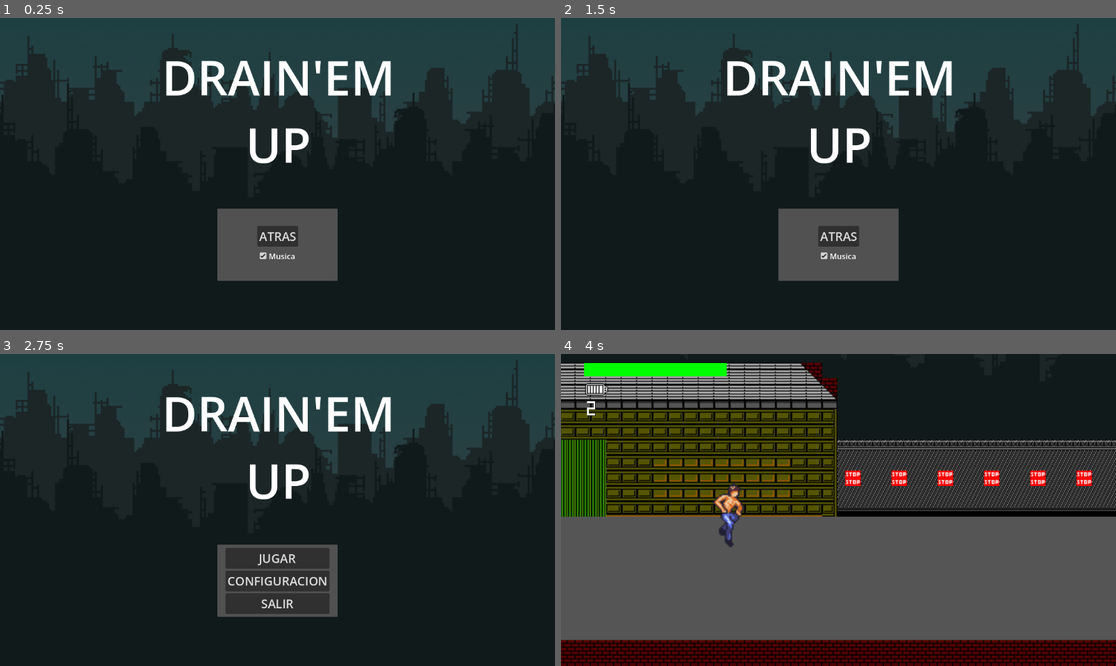
Above: before the commit, frames 1-4 (two rows, left to right).
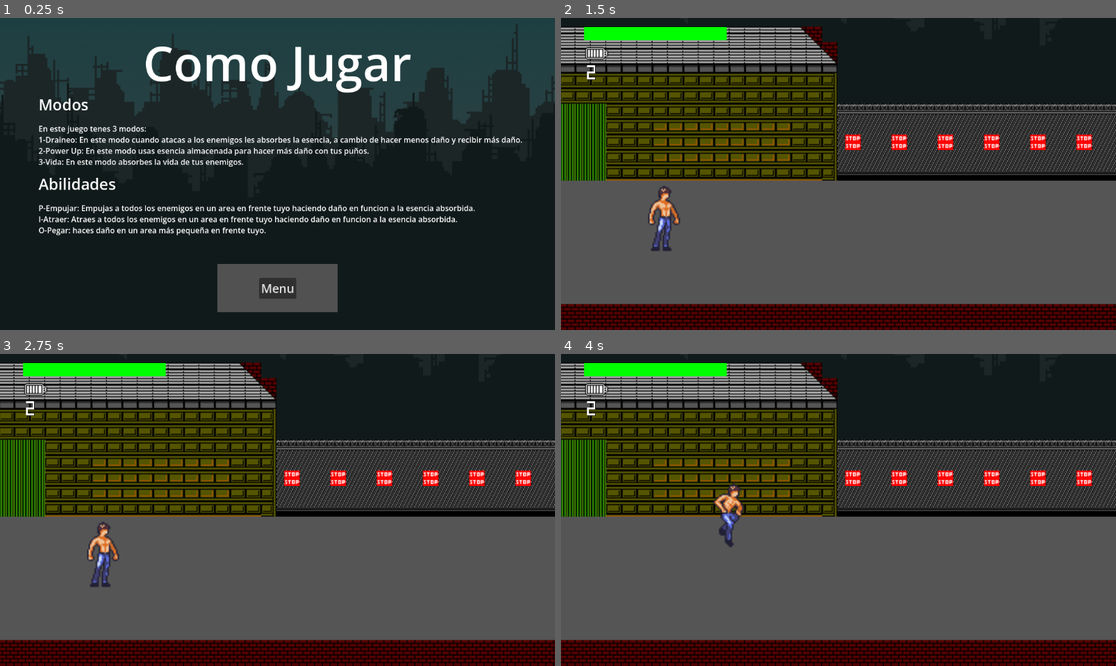
Above: after the commit, the same moments.

Repository: HingusPingus/Tp2_Beatemup_LopezCalo
Game: Godot game, scene res://scenes/como_jugar.tscn
The game is run twice, just before and just after one commit, with the same random seed, the same clock (stepped at 60 frames per second) and the same inputs. Before the commit the project starts from res://scenes/menu.tscn.
Inputs (mouse positions are in pixels of both pictures, inside the frame that each line leads up to):
- Up to frame 1 (0.25 s): no input
- Up to frame 2 (1.5 s): click (838, 289) at 0.5 s, where only the run after the commit has a clickable "Menu"; click (838, 223) at 1.25 s, where only the run after the commit has a clickable "JUGAR"
- Up to frame 3 (2.75 s): click (277, 572) at 2 s, where only the run before the commit has a clickable "ATRAS"
- Up to frame 4 (4 s): click (838, 559) at 2.75 s, where only the run before the commit has a clickable "JUGAR"; tap Enter (ui_accept) at 3.5, 3.77 s; hold Right (ui_right) from 3.53 s (still down); tap Z (alomancy_pull) at 3.6 s

The runs differ from the first frame. In frame 1, 14% of the frame differs, in the area x 6-95%, y 9-95%; in frame 2, 88%; in frame 3, 92%, in the area x 0-100%, y 0-100%; in frame 4, nothing differs.

Commit message:
creado página como jugar, configurados controles y eliminadas cosas del debug

Diff:
--- a/project.godot
+++ b/project.godot
@@ -11,7 +11,7 @@
 [application]
 
 config/name="Beatemup LopezCalo"
-run/main_scene="uid://dj4l8tli88mys"
+run/main_scene="uid://1fsa7mtl6f6y"
 config/features=PackedStringArray("4.6", "Forward Plus")
 
 [autoload]
@@ -21,19 +21,54 @@
 
 [input]
 
+ui_left={
+"deadzone": 0.5,
+"events": [Object(InputEventKey,"resource_local_to_scene":false,"resource_name":"","device":0,"window_id":0,"alt_pressed":false,"shift_pressed":false,"ctrl_pressed":false,"meta_pressed":false,"pressed":false,"keycode":4194319,"physical_keycode":0,"key_label":0,"unicode":0,"location":0,"echo":false,"script":null)
+, Object(InputEventJoypadButton,"resource_local_to_scene":false,"resource_name":"","device":-1,"button_index":13,"pressure":0.0,"pressed":false,"script":null)
+, Object(InputEventJoypadMotion,"resource_local_to_scene":false,"resource_name":"","device":-1,"axis":0,"axis_value":-1.0,"script":null)
+, Object(InputEventKey,"resource_local_to_scene":false,"resource_name":"","device":-1,"window_id":0,"alt_pressed":false,"shift_pressed":false,"ctrl_pressed":false,"meta_pressed":false,"pressed":false,"keycode":0,"physical_keycode":65,"key_label":0,"unicode":97,"location":0,"echo":false,"script":null)
+]
+}
+ui_right={
+"deadzone": 0.5,
+"events": [Object(InputEventKey,"resource_local_to_scene":false,"resource_name":"","device":0,"window_id":0,"alt_pressed":false,"shift_pressed":false,"ctrl_pressed":false,"meta_pressed":false,"pressed":false,"keycode":4194321,"physical_keycode":0,"key_label":0,"unicode":0,"location":0,"echo":false,"script":null)
+, Object(InputEventJoypadButton,"resource_local_to_scene":false,"resource_name":"","device":-1,"button_index":14,"pressure":0.0,"pressed":false,"script":null)
+, Object(InputEventJoypadMotion,"resource_local_to_scene":false,"resource_name":"","device":-1,"axis":0,"axis_value":1.0,"script":null)
+, Object(InputEventKey,"resource_local_to_scene":false,"resource_name":"","device":-1,"window_id":0,"alt_pressed":false,"shift_pressed":false,"ctrl_pressed":false,"meta_pressed":false,"pressed":false,"keycode":0,"physical_keycode":68,"key_label":0,"unicode":100,"location":0,"echo":false,"script":null)
+]
+}
+ui_up={
+"deadzone": 0.5,
+"events": [Object(InputEventKey,"resource_local_to_scene":false,"resource_name":"","device":0,"window_id":0,"alt_pressed":false,"shift_pressed":false,"ctrl_pressed":false,"meta_pressed":false,"pressed":false,"keycode":4194320,"physical_keycode":0,"key_label":0,"unicode":0,"location":0,"echo":false,"script":null)
+, Object(InputEventJoypadButton,"resource_local_to_scene":false,"resource_name":"","device":-1,"button_index":11,"pressure":0.0,"pressed":false,"script":null)
+, Object(InputEventJoypadMotion,"resource_local_to_scene":false,"resource_name":"","device":-1,"axis":1,"axis_value":-1.0,"script":null)
+, Object(InputEventKey,"resource_local_to_scene":false,"resource_name":"","device":-1,"window_id":0,"alt_pressed":false,"shift_pressed":false,"ctrl_pressed":false,"meta_pressed":false,"pressed":false,"keycode":0,"physical_keycode":87,"key_label":0,"unicode":119,"location":0,"echo":false,"script":null)
+]
+}
+ui_down={
+"deadzone": 0.5,
+"events": [Object(InputEventKey,"resource_local_to_scene":false,"resource_name":"","device":0,"window_id":0,"alt_pressed":false,"shift_pressed":false,"ctrl_pressed":false,"meta_pressed":false,"pressed":false,"keycode":4194322,"physical_keycode":0,"key_label":0,"unicode":0,"location":0,"echo":false,"script":null)
+, Object(InputEventJoypadButton,"resource_local_to_scene":false,"resource_name":"","device":-1,"button_index":12,"pressure":0.0,"pressed":false,"script":null)
+, Object(InputEventJoypadMotion,"resource_local_to_scene":false,"resource_name":"","device":-1,"axis":1,"axis_value":1.0,"script":null)
+, Object(InputEventKey,"resource_local_to_scene":false,"resource_name":"","device":-1,"window_id":0,"alt_pressed":false,"shift_pressed":false,"ctrl_pressed":false,"meta_pressed":false,"pressed":false,"keycode":0,"physical_keycode":83,"key_label":0,"unicode":115,"location":0,"echo":false,"script":null)
+]
+}
 melee_attack={
 "deadzone": 0.2,
 "events": [Object(InputEventKey,"resource_local_to_scene":false,"resource_name":"","device":-1,"window_id":0,"alt_press …(192 unchanged characters)…
+, Object(InputEventKey,"resource_local_to_scene":false,"resource_name":"","device":-1,"window_id":0,"alt_pressed":false,"shift_pressed":false,"ctrl_pressed":false,"meta_pressed":false,"pressed":false,"keycode":0,"physical_keycode":79,"key_label":0,"unicode":111,"location":0,"echo":false,"script":null)
 ]
 }
 alomancy_pull={
 "deadzone": 0.2,
 "events": [Object(InputEventKey,"resource_local_to_scene":false,"resource_name":"","device":-1,"window_id":0,"alt_press …(192 unchanged characters)…
+, Object(InputEventKey,"resource_local_to_scene":false,"resource_name":"","device":-1,"window_id":0,"alt_pressed":false,"shift_pressed":false,"ctrl_pressed":false,"meta_pressed":false,"pressed":false,"keycode":0,"physical_keycode":73,"key_label":0,"unicode":105,"location":0,"echo":false,"script":null)
 ]
 }
 alomancy_push={
 "deadzone": 0.2,
 "events": [Object(InputEventKey,"resource_local_to_scene":false,"resource_name":"","device":-1,"window_id":0,"alt_press …(191 unchanged characters)…
+, Object(InputEventKey,"resource_local_to_scene":false,"resource_name":"","device":-1,"window_id":0,"alt_pressed":false,"shift_pressed":false,"ctrl_pressed":false,"meta_pressed":false,"pressed":false,"keycode":0,"physical_keycode":80,"key_label":0,"unicode":112,"location":0,"echo":false,"script":null)
 ]
 }
 switch_drain={
--- /dev/null
+++ b/scenes/como_jugar.tscn
@@ -0,0 +1,109 @@
+[gd_scene format=3 uid="uid://1fsa7mtl6f6y"]
+
+[ext_resource type="Texture2D" uid="uid://dmwnveqyuiixc" path="res://assets/City Background/Sky.png" id="1_kx7rf"]
+[ext_resource type="Script" uid="uid://c7n7t1h822f1j" path="res://scripts/death_screen.gd" id="1_ntauy"]
+[ext_resource type="Texture2D" uid="uid://bx05vi1cepkm3" path="res://assets/City Background/City Background.png" id="2_ntauy"]
+[ext_resource type="Texture2D" uid="uid://djl5iag5y8y" path="res://assets/City Background/City Foreground.png" id="3_nii37"]
+
+[node name="Como jugar" type="Node2D" unique_id=1926164899]
+script = ExtResource("1_ntauy")
+
+[node name="Sky" type="Sprite2D" parent="." unique_id=73876364]
+texture_repeat = 2
+position = Vector2(662.8281, 350)
+scale = Vector2(2.7479167, 1)
+texture = ExtResource("1_kx7rf")
+region_enabled = true
+region_rect = Rect2(-174.5, -115.5, 100000, 1000)
+
+[node name="Parallax2D2" type="Parallax2D" parent="." unique_id=1708218651]
+scroll_scale = Vector2(0.7, 0.7)
+scroll_offset = Vector2(-13.671875, -186)
+repeat_times = 100
+
+[node name="CityBackground" type="Sprite2D" parent="Parallax2D2" unique_id=1363125859]
+texture_repeat = 2
+position = Vector2(575.49994, 419)
+scale = Vector2(1.0258929, 1.03625)
+texture = ExtResource("2_ntauy")
+region_enabled = true
+region_rect = Rect2(0, 0, 10000, 800)
+
+[node name="Parallax2D" type="Parallax2D" parent="." unique_id=948669153]
+scroll_offset = Vector2(-14.171875, -186)
+repeat_times = 100
+
+[node name="CityForeground" type="Sprite2D" parent="Parallax2D" unique_id=2022004767]
+texture_repeat = 2
+position = Vector2(586, 429)
+scale = Vector2(1.0303571, 1.0425)
+texture = ExtResource("3_nii37")
+region_enabled = true
+region_rect = Rect2(0, 0, 10000, 800)
+
+[node name="Label" type="Label" parent="." unique_id=310754014]
+offset_left = 80.0
+offset_top = 157.0
+offset_right = 184.0
+offset_bottom = 202.0
+theme_override_font_sizes/font_size = 32
+text = "Modos"
+
+[node name="RichTextLabel" type="RichTextLabel" parent="Label" unique_id=64997460]
+layout_mode = 0
+offset_top = 61.0
+offset_right = 1046.0
+offset_bottom = 158.0
+text = "En este juego tenes 3 modos:
+1-Draineo: En este modo cuando atacas a los enemigos les absorbes la esencia, a cambio de hacer menos daño y recibir más daño.
+2-Power Up: En este modo usas esencia almacenada para hacer más daño con tus puños.
+3-Vida: En este modo absorbes la vida de tus enemigos."
+
+[node name="Titulo" type="Label" parent="." unique_id=1520531986]
+offset_left = -1.0
+offset_top = -1.0
+offset_right = 1153.0
+offset_bottom = 186.0
+theme_override_font_sizes/font_size = 100
+text = "Como Jugar"
+horizontal_alignment = 1
+vertical_alignment = 1
+
+[node name="CenterContainer" type="CenterContainer" parent="." unique_id=1023029639]
+offset_left = 1.0
+offset_top = 477.0
+offset_right = 1152.0
+offset_bottom = 646.0
+
+[node name="ColorRect" type="ColorRect" parent="CenterContainer" unique_id=2106730023]
+custom_minimum_size = Vector2(250, 100)
+layout_mode = 2
+color = Color(0.3180196, 0.31801987, 0.31801972, 1)
+
+[node name="Botones" type="VBoxContainer" parent="CenterContainer" unique_id=611166647]
+layout_mode = 2
+theme_override_constants/separation = 4
+
+[node name="Volver Al Menu" type="Button" parent="CenterContainer/Botones" unique_id=1277247171]
+layout_mode = 2
+theme_override_font_sizes/font_size = 25
+text = "Menu"
+
+[node name="Label2" type="Label" parent="." unique_id=1754824163]
+offset_left = 80.0
+offset_top = 322.0
+offset_right = 240.0
+offset_bottom = 367.0
+theme_override_font_sizes/font_size = 32
+text = "Abilidades"
+
+[node name="RichTextLabel" type="RichTextLabel" parent="Label2" unique_id=1438046269]
+layout_mode = 0
+offset_top = 61.0
+offset_right = 1046.0
+offset_bottom = 158.0
+text = "P-Empujar: Empujas a todos los enemigos en un area en frente tuyo haciendo daño en funcion a la esencia absorbida.
+I-Atraer: Atraes a todos los enemigos en un area en frente tuyo haciendo daño en funcion a la esencia absorbida.
+O-Pegar: haces daño en un area más pequeña en frente tuyo."
+
+[connection signal="pressed" from="CenterContainer/Botones/Volver Al Menu" to="." method="_on_volver_al_menu_pressed"]
--- a/scenes/menu.tscn
+++ b/scenes/menu.tscn
@@ -64,7 +64,6 @@
 color = Color(0.3180196, 0.31801987, 0.31801972, 1)
 
 [node name="Botones" type="VBoxContainer" parent="CenterContainer" unique_id=1163729674]
-visible = false
 layout_mode = 2
 theme_override_constants/separation = 4
 
@@ -86,6 +85,7 @@
 "
 
 [node name="Config" type="VBoxContainer" parent="CenterContainer" unique_id=166695272]
+visible = false
 layout_mode = 2
 theme_override_constants/separation = 4
 
--- a/scenes/winScreen.tscn
+++ b/scenes/winScreen.tscn
@@ -71,3 +71,5 @@
 theme_override_font_sizes/font_size = 25
 text = "VOLVER AL MENU
 "
+
+[connection signal="pressed" from="CenterContainer/Botones/Volver Al Menu" to="." method="_on_volver_al_menu_pressed"]
